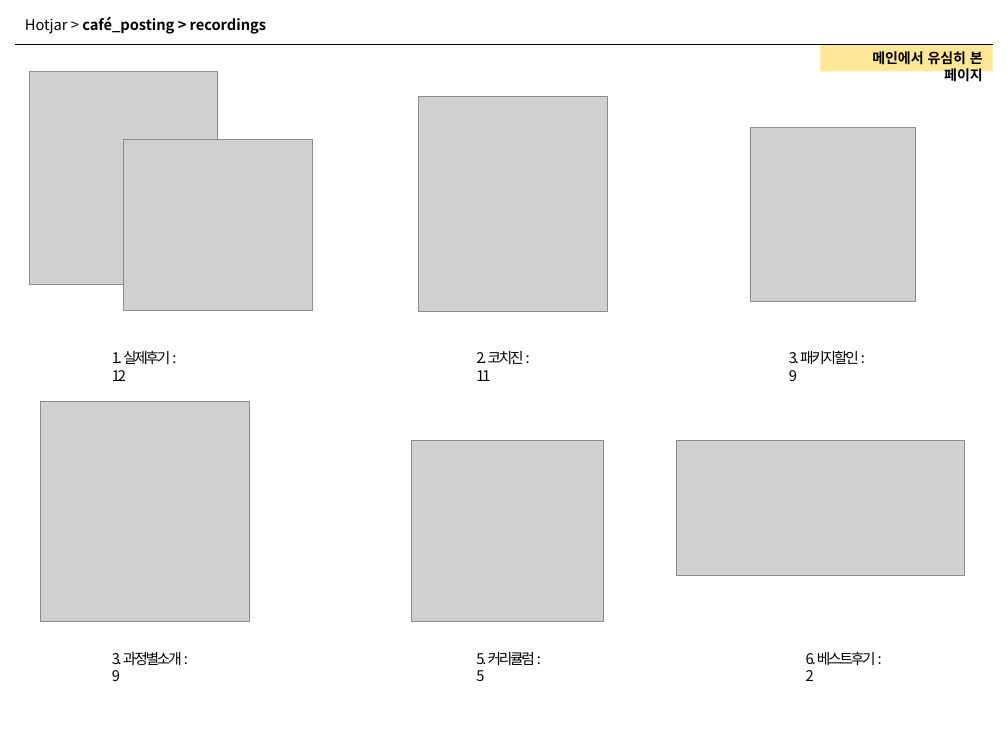
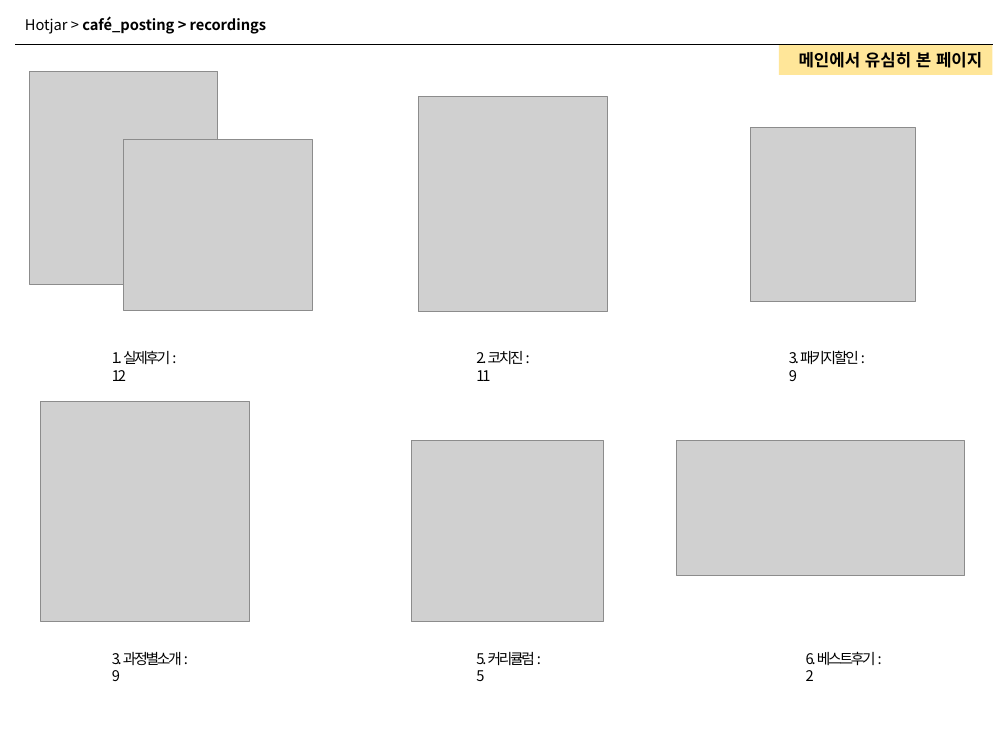
Before and after one commit to naxvinci/marketing, a slide deck: slide 14 of marketing_insights_GA.pptx. Drawn at 1008x756 pixels with LibreOffice and Linux fonts; fonts in the diff are those of the drawing; grey boxes stand for pictures. Boxes give left, top, right and bottom in pixels: in the first picture for what was removed or moved away, otherwise in the second. Text is boxed around its words. In the diff, an @@ line names an element or a change of style, - is before the commit and + after.

```diff
--- a/marketing_insights_GA.pptx
+++ b/marketing_insights_GA.pptx
@@ rectangle "메인에서 유심히 본 페이지": place and size @@
-rectangle "메인에서 유심히 본 페이지" at <box>821,44,993,72</box>
+rectangle "메인에서 유심히 본 페이지" at <box>779,44,993,75</box>
@@ rectangle "메인에서 유심히 본 페이지" at <box>779,44,993,75</box>: size 10 to 12 pt @@
```
Also in this commit, not shown: 8 other slides changed, 4 slides added, 1 slide removed.
